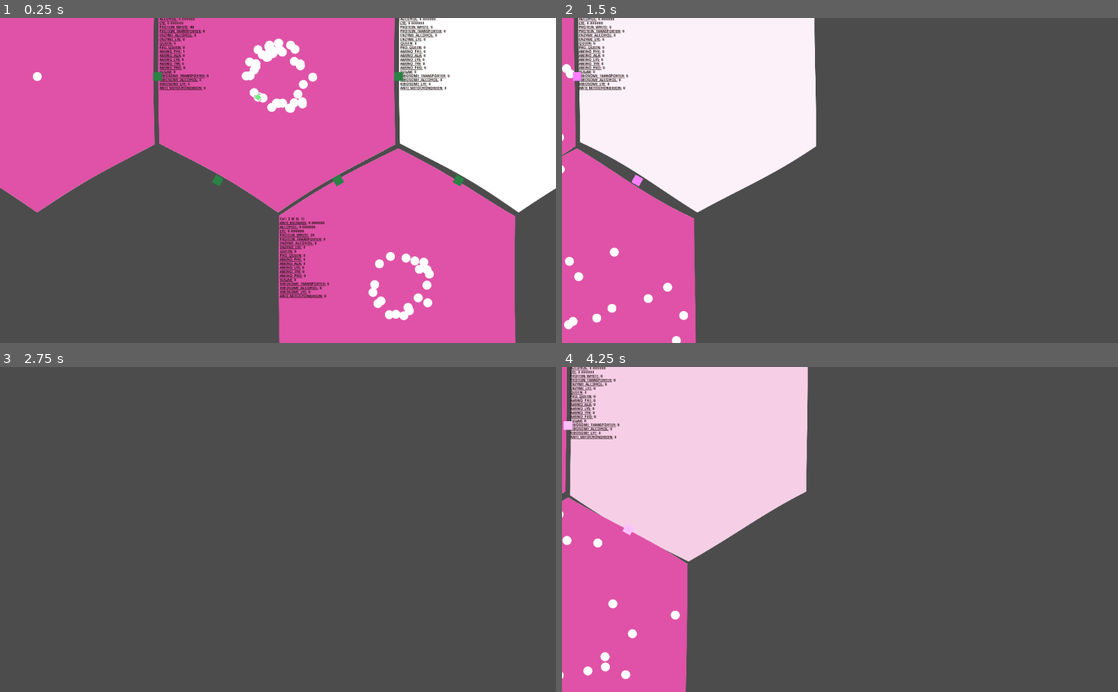
Above: before the commit, frames 1-4 (two rows, left to right).
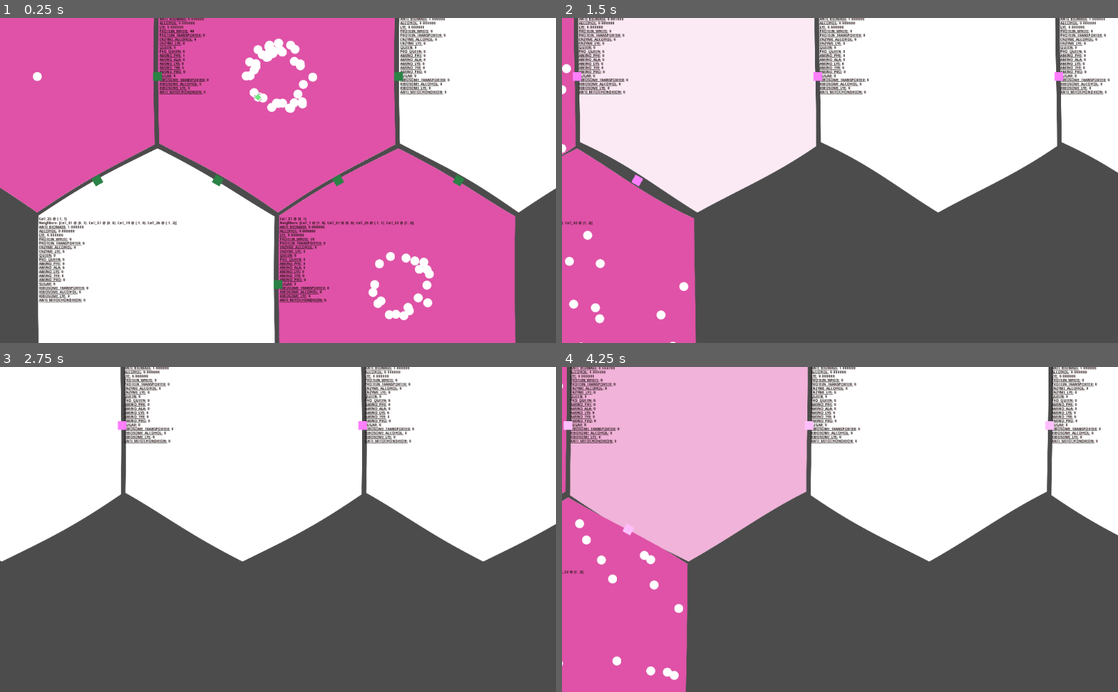
Above: after the commit, the same moments.

Repository: tobyp/hackathon2020
Game: Godot game, scene res://main.tscn
Same seed, same stepped clock (60 frames per second), same inputs: the game is played once before the commit and once after it.
Inputs (mouse positions are in pixels of both pictures, inside the frame that each line leads up to):
- Up to frame 1 (0.25 s): no input
- Up to frame 2 (1.5 s): tap Enter at 0.5 s; move the mouse to (962, 164) at 0.52 s; hold D 0.53-1.25 s; click (962, 164) at 0.67 s; drag from (728, 196) to (812, 245) at 1.27 s
- Up to frame 3 (2.75 s): move the mouse to (333, 458) at 2.02 s; hold D from 2.03 s (still down)
- Up to frame 4 (4.25 s): release D at 2.75 s; drag from (812, 594) to (673, 480) at 2.77 s; move the mouse to (1006, 578) at 3.52 s; hold A from 3.53 s (still down)

The runs differ from the first frame. In frame 1, 24% of the frame differs, in the area x 6-81%, y 0-100%; in frame 2, 27%; in frame 3, 50%, in the area x 0-100%, y 0-60%; in frame 4, 48%.

Commit message:
Fixed hexgrid coords

Diff:
--- a/cells/cell.gd
+++ b/cells/cell.gd
@@ -227,6 +227,7 @@
 
 func _display_debug():
 	var dbg = "[b][i]%s[/i][/b]\n" % [self];
+	dbg += "[i]Neighbors:[/i] %s\n" % [self.neighbors];
 	for poison in Globals.PoisonType:
 		dbg += "[b][u]%s:[/u][/b] %f\n" % [poison, self.poisons.get(Globals.PoisonType[poison], 0)]
 	for particle in Globals.ParticleType:
--- a/grid/hex_grid.gd
+++ b/grid/hex_grid.gd
@@ -92,25 +92,75 @@
 		var to_update = get_neighbors_coord(x,y)
 		_update_neighbors(to_update)
 
-const neighbors = [Vector2(-1, -1), Vector2(0, -1), Vector2(-1, 0), Vector2(1, 0), Vector2(-1, 1), Vector2(0, 1)]
 func get_neighbors(x: int, y: int) -> Array:
 	var cells = []
-	for n in neighbors:
-		var pos = Vector2(x, y) + n
+	for pos in get_neighbors_coord(x, y):
 		var cell = grid.get(pos, null)
 		if cell != null:
 			cells.append(cell)
 	return cells
 
-func get_neighbors_coord(x: int, y: int):
+enum Dirs {
+	R
+	TR
+	TL
+	L
+	BL
+	BR
+}
+const oddr_directions = [
+	[[+1,  0], [ 0, -1], [-1, -1],
+	 [-1,  0], [-1, +1], [ 0, +1]],
+	[[+1,  0], [+1, -1], [ 0, -1],
+	 [-1,  0], [ 0, +1], [+1, +1]],
+]
+func get_neighbors_coord(x: int, y: int) -> Array:
+	var parity = y & 1
 	var cells = []
-	for n in neighbors:
-		cells.append(Vector2(x, y) + n)
+	for n in oddr_directions[parity]:
+		cells.append(Vector2(n[0] + x, n[1] + y))
 	return cells
 
 
-const gen_dirs = [Vector2(0, -1), Vector2(-1, -1), Vector2(-1, 0), Vector2(-1, 1), Vector2(0, 1), Vector2(1, 0)]
+func _cube_to_oddr(cube: Cube) -> Hex:
+	var col = cube.x + (cube.z - (cube.z&1)) / 2
+	var row = cube.z
+	return Hex.new(col, row)
+
+func _oddr_to_cube(hex: Hex) -> Cube:
+	var x = hex.col - (hex.row - (hex.row&1)) / 2
+	var z = hex.row
+	var y = -x-z
+	return Cube.new(x, y, z)
+
 func generate_grid():
-	var rng = RandomNumberGenerator.new()
-	rng.randomize()
-	var start = rng.randi_range(0, 5)
+	#var rng = RandomNumberGenerator.new()
+	#rng.randomize()
+	#var start = rng.randi_range(0, 5)
+	for dir in Dirs.values():
+		var pos = Hex.new(0, 0)
+		for star in range(6):
+			pos = pos.plus(dir)
+			create_cell(pos.row, pos.col)
+
+class Hex:
+	var row
+	var col
+	func _init(_row, _col):
+		self.row = _row
+		self.col = _col
+	func as_vec() -> Vector2:
+		return Vector2(self.row, self.row)
+	func plus(dir: int) -> Hex:
+		var mset = oddr_directions[col & 1]
+		var vec = mset[dir]
+		return Hex.new(row + vec[0], col + vec[1])
+
+class Cube:
+	var x
+	var y
+	var z
+	func _init(_x, _y, _z):
+		self.x = _x
+		self.y = _y
+		self.z = _z
--- a/main.gd
+++ b/main.gd
@@ -5,7 +5,10 @@
 func _ready():
 	OS.set_window_title("Hackathon 2020")
 
+	$HexGrid.generate_grid()
+
 	var cell1 = $HexGrid.create_cell(0, 0)  # 1-indexed becase that matches get_index() on the cells, in this case
+
 	# remove poison first, else any particles you add will just die :(
 	cell1.set_poison(Globals.PoisonType.ANTI_BIOMASS, 0.0)
 	cell1.add_particles(Globals.ParticleType.PROTEIN_WHITE, 40)
